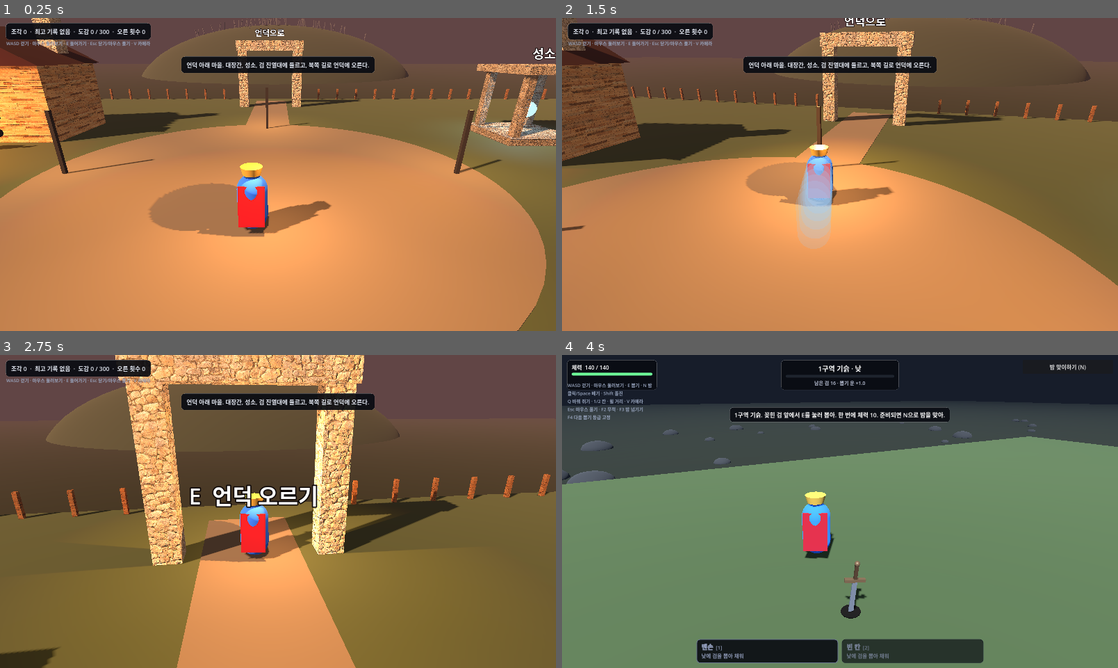
Above: before the commit, frames 1-4 (two rows, left to right).
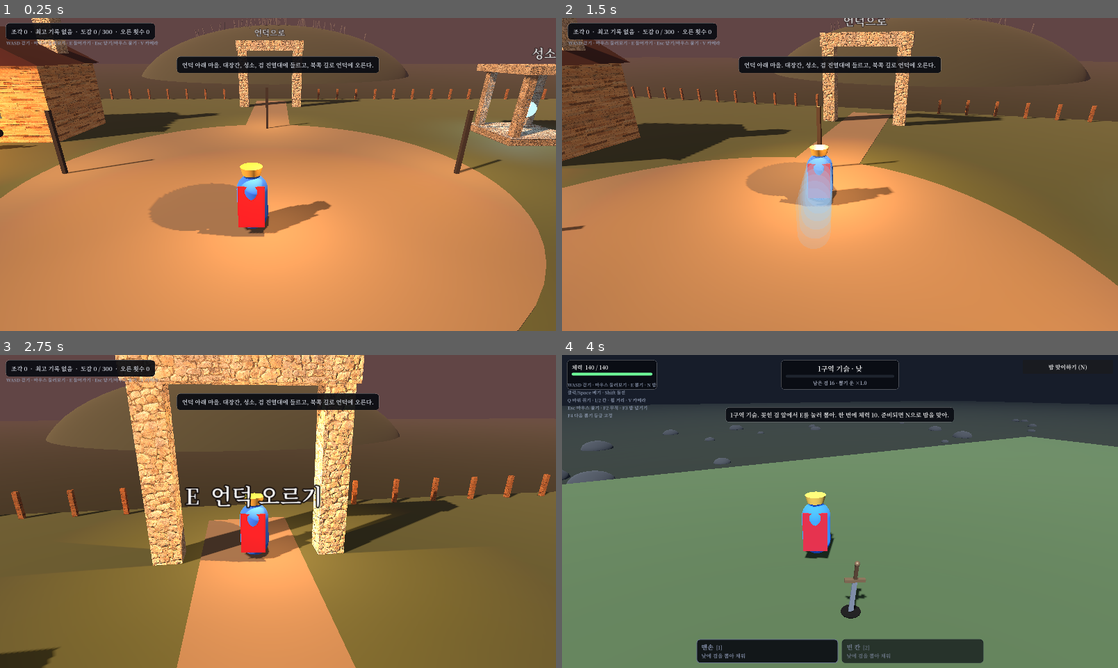
Above: after the commit, the same moments.

Repository: Razer-rgxx/chongseong
Game: Godot game, scene res://scenes/lobby/lobby.tscn
Two runs of this game, one before a commit and one after it. Both use one fixed random seed, a clock stepped at 60 frames per second and the inputs below.
Inputs (mouse positions are in pixels of both pictures, inside the frame that each line leads up to):
- Up to frame 1 (0.25 s): no input
- Up to frame 2 (1.5 s): tap Enter at 0.5 s; move the mouse to (867, 174) at 0.52 s; press the mouse at (867, 174) at 0.53 s; hold W (move_up) from 0.53 s (still down); move the mouse to (812, 174) at 1.27 s; release the mouse at (812, 174) at 1.28 s; tap Shift (dash) at 1.35 s
- Up to frame 3 (2.75 s): keep holding W (move_up); move the mouse to (289, 505) at 2.02 s; hold X (discard) from 2.03 s (still down)
- Up to frame 4 (4 s): keep holding W (move_up); move the mouse to (834, 517) at 2.77 s; release X (discard) at 2.78 s; tap E (pull) at 2.85 s; move the mouse to (878, 514) at 3.52 s; hold 1 (slot_1) from 3.53 s (still down)

The runs differ from the first frame. In frame 1, 1.2% of the frame differs, in the area x 0-100%, y 1-33%; in frame 2, 1.2%; in frame 3, 1.9%, in the area x 1-69%, y 1-50%; in frame 4, 1.8%.

Commit message:
글꼴: Noto Serif KR로 바꾼다
- 쓰는 글자만 남긴 Noto Serif KR(2.5MB, OFL)을 프로젝트 테마의 기본 글꼴로
- 본문 굵기 600, 굵은 글씨(RichText bold, 버튼) 800. 굵기는 숫자 태그로 줘야 먹는다
- 3D 표지판과 피해 숫자도 같은 글꼴을 쓴다(멀리서 보이게 mipmap)

Co-Authored-By: Claude Opus 5.5 <noreply@anthropic.com>
Claude-Session: https://claude.ai/code/session_016eqR6Do96CH8uLForSR8az

Diff:
--- /dev/null
+++ b/assets/ui/theme.tres
@@ -0,0 +1,21 @@
+[gd_resource type="Theme" format=3]
+
+[ext_resource type="FontFile" path="res://assets/ui/fonts/NotoSerifKR-subset.ttf" id="1_6cha6"]
+
+[sub_resource type="FontVariation" id="FontVariation_6cha6"]
+base_font = ExtResource("1_6cha6")
+variation_opentype = {
+2003265652: 800
+}
+
+[sub_resource type="FontVariation" id="FontVariation_ib6tx"]
+base_font = ExtResource("1_6cha6")
+variation_opentype = {
+2003265652: 600
+}
+
+[resource]
+default_font = SubResource("FontVariation_ib6tx")
+Button/fonts/font = SubResource("FontVariation_6cha6")
+RichTextLabel/fonts/bold_font = SubResource("FontVariation_6cha6")
+RichTextLabel/fonts/normal_font = SubResource("FontVariation_ib6tx")
--- a/project.godot
+++ b/project.godot
@@ -83,3 +83,7 @@
 "deadzone": 0.2,
 "events": [Object(InputEventKey,"device":-1,"physical_keycode":82)]
 }
+
+[gui]
+
+theme/custom="res://assets/ui/theme.tres"
Binary file added: assets/ui/fonts/NotoSerifKR-subset.ttf
Not shown, added: assets/ui/fonts/NotoSerifKR-subset.ttf.import
Not shown, added: assets/ui/fonts/OFL.txt
Not shown, changed: CLAUDE.md
Not shown, changed: CREDITS.md
Not shown, changed: docs/GDD.md
